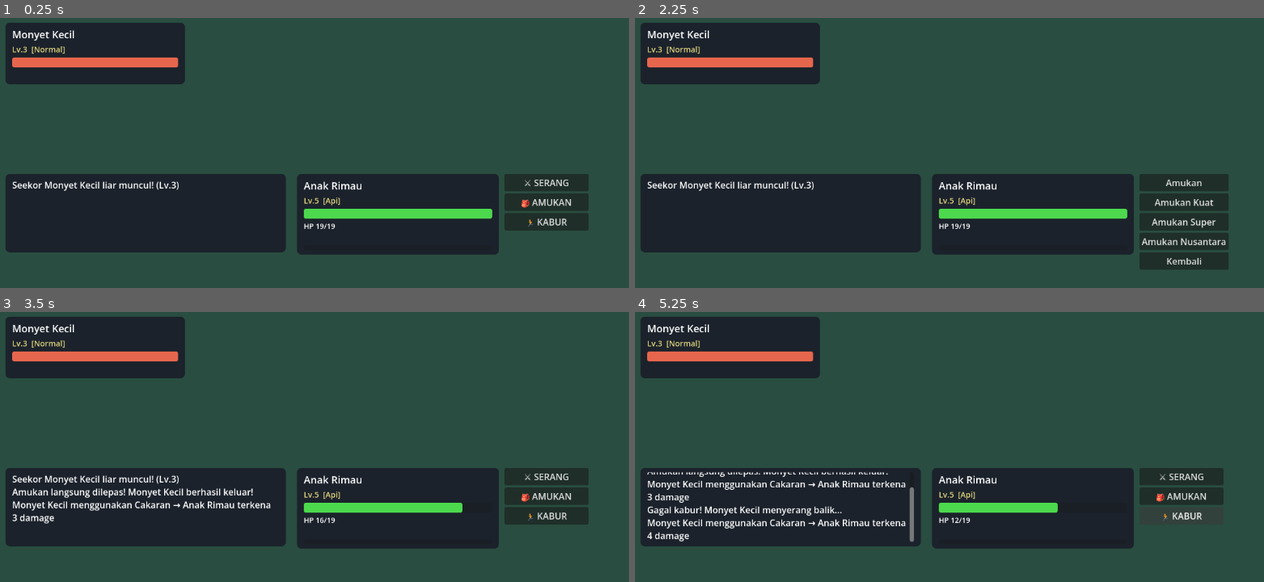
Above: before the commit, frames 1-4 (two rows, left to right).
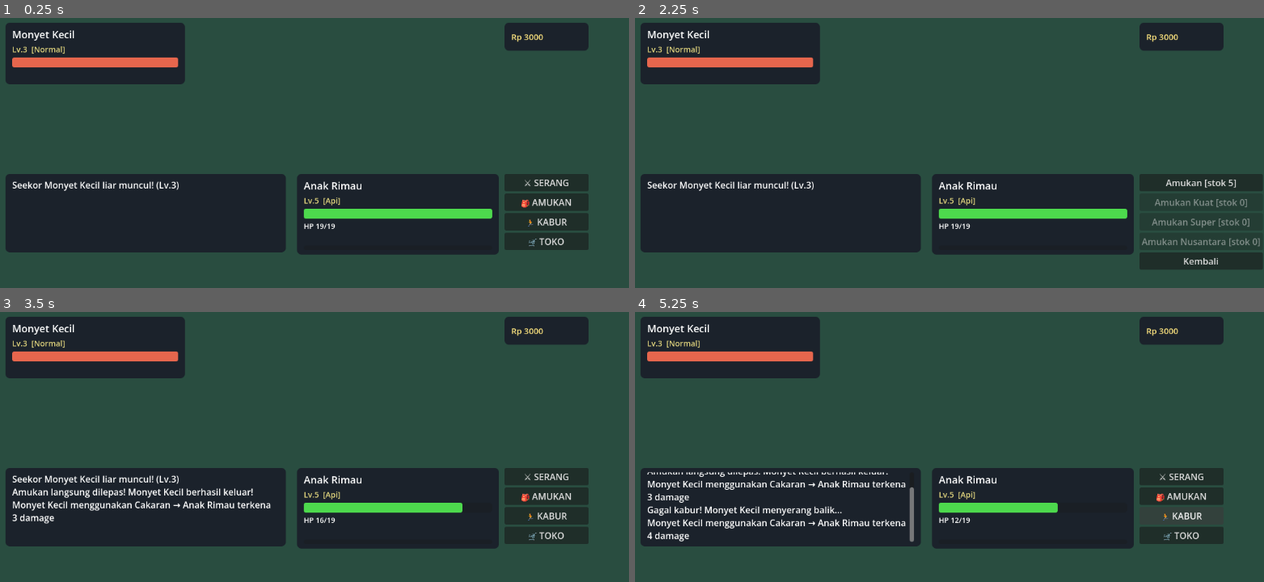
Above: after the commit, the same moments.

Repository: adminberitakarya-Aji/nusamon
Game: Godot game, scene res://game/battle/battle_scene.tscn
Same seed, same stepped clock (60 frames per second), same inputs: the game is played once before the commit and once after it.
Inputs (mouse positions are in pixels of both pictures, inside the frame that each line leads up to):
- Up to frame 1 (0.25 s): no input
- Up to frame 2 (2.25 s): click "⚔ SERANG" at 0.5 s; click "Kembali" at 1.25 s; click "🎒 AMUKAN" at 2 s
- Up to frame 3 (3.5 s): click "Amukan" (after the commit: "Amukan [stok 5]") at 2.75 s
- Up to frame 4 (5.25 s): click (1182, 536) at 3.5 s, where only the run after the commit has a clickable "🛒 TOKO"; click (1201, 568) at 4.25 s, where only the run after the commit has a clickable "Kembali"; click "🏃 KABUR" at 5 s

The runs differ from the first frame. In frame 1, 2.2% of the frame differs, in the area x 80-94%, y 1-86%; in frame 2, 2.7%, in the area x 80-100%, y 1-94%; in frame 3, 2.2%; in frame 4, 2.2%.

Commit message:
Fase 2: inventori Amukan terbatas — uang & stok sesi (Inventori), data items.json, UI toko di battle scene

Diff:
--- /dev/null
+++ b/data/items.json
@@ -0,0 +1,47 @@
+{
+    "versi": "0.1",
+    "keterangan": "Item NUSAMON. Mata uang: Rupiah. Bonus Amukan HARUS sama dengan CatchSystem.BALL_BONUS di engine (divalidasi tools/validate.ps1). tokoDariGym = lencana minimal agar muncul di toko (0 = sejak awal).",
+    "mataUang": "Rupiah",
+    "items": [
+        {
+            "id": "amukan",
+            "nama": "Amukan",
+            "jenis": "amukan",
+            "bonus": 1.0,
+            "harga": 200,
+            "toko": true,
+            "tokoDariGym": 0,
+            "ket": "Amukan standar; murah, tersedia sejak awal."
+        },
+        {
+            "id": "amukan_kuat",
+            "nama": "Amukan Kuat",
+            "jenis": "amukan",
+            "bonus": 1.5,
+            "harga": 600,
+            "toko": true,
+            "tokoDariGym": 1,
+            "ket": "Tersedia di toko setelah lencana G1."
+        },
+        {
+            "id": "amukan_super",
+            "nama": "Amukan Super",
+            "jenis": "amukan",
+            "bonus": 2.0,
+            "harga": 900,
+            "toko": true,
+            "tokoDariGym": 3,
+            "ket": "Tersedia di toko setelah lencana G3."
+        },
+        {
+            "id": "amukan_nusantara",
+            "nama": "Amukan Nusantara",
+            "jenis": "amukan",
+            "bonus": 3.0,
+            "harga": null,
+            "toko": false,
+            "tokoDariGym": null,
+            "ket": "Hadiah event/rahasia — tidak dijual di toko."
+        }
+    ]
+}
--- a/game/battle/battle_scene.gd
+++ b/game/battle/battle_scene.gd
@@ -34,6 +34,8 @@
 var menu_utama: VBoxContainer
 var menu_move: VBoxContainer
 var menu_ball: VBoxContainer
+var menu_toko: VBoxContainer
+var uang_label: Label
 
 
 func _ready() -> void:
@@ -151,6 +153,7 @@
 	_tombol_menu("⚔ SERANG", menu_utama, _buka_menu_move)
 	_tombol_menu("🎒 AMUKAN", menu_utama, _buka_menu_ball)
 	_tombol_menu("🏃 KABUR", menu_utama, _kabur)
+	_tombol_menu("🛒 TOKO", menu_utama, _buka_menu_toko)
 
 	# menu move (muncul saat serang)
 	menu_move = VBoxContainer.new()
@@ -165,6 +168,19 @@
 	menu_ball.custom_minimum_size = Vector2(150, 160)
 	menu_ball.visible = false
 	add_child(menu_ball)
+
+	# menu Toko
+	menu_toko = VBoxContainer.new()
+	menu_toko.position = Vector2(900, 300)
+	menu_toko.custom_minimum_size = Vector2(210, 170)
+	menu_toko.visible = false
+	add_child(menu_toko)
+
+	# panel uang (kanan-atas)
+	var panel_uang := _panel(Vector2(930, 30), Vector2(150, 50))
+	uang_label = _label("Rp ?", 15, Color(1.0, 0.9, 0.5))
+	panel_uang.add_child(uang_label)
+	_update_uang()
 
 
 # ------------------------------------------------------------ alur battle
@@ -209,7 +225,7 @@
 
 
 func _semua_menu(mati: bool) -> void:
-	for m in [menu_utama, menu_move, menu_ball]:
+	for m in [menu_utama, menu_move, menu_ball, menu_toko]:
 		for c in m.get_children():
 			if c is Button:
 				(c as Button).disabled = mati
@@ -420,6 +436,11 @@
 	turn_aktif = true
 	_semua_menu(true)
 	_tutup_sub_menu()
+	if not Inventori.pakai_item(ball_id):
+		_log("Stok %s habis! Beli di TOKO." % ball_id)
+		_semua_menu(false)
+		turn_aktif = false
+		return
 	var rate := int(wild_detail.get("catchRate", 100))
 	var hasil := CatchSystem.attempt_catch(wild, rate, ball_id, rng)
 	var getar := int(hasil["shakes"])
@@ -445,6 +466,47 @@
 	turn_aktif = false
 
 
+# ------------------------------------------------------------ toko
+
+func _update_uang() -> void:
+	uang_label.text = "Rp %d" % Inventori.uang
+
+
+func _buka_menu_toko() -> void:
+	if turn_aktif:
+		return
+	menu_utama.visible = false
+	menu_move.visible = false
+	menu_ball.visible = false
+	_bersihkan(menu_toko)
+	var info := _label("Uang: Rp %d" % Inventori.uang, 14, Color(1.0, 0.9, 0.5))
+	menu_toko.add_child(info)
+	for it in Inventori.daftar_amukan():
+		var iid: String = String(it.get("id", ""))
+		var dijual: bool = bool(it.get("toko", false))
+		var harga_item := Inventori.harga(iid)
+		var teks: String
+		if dijual:
+			teks = "%s — Rp %d (stok %d)" % [
+				String(it.get("nama", iid)), harga_item, Inventori.stok_item(iid)]
+		else:
+			teks = "%s — Hadiah Event" % String(it.get("nama", iid))
+		var b := _tombol_menu(teks, menu_toko, func() -> void: _beli_item(iid))
+		b.disabled = not dijual or Inventori.uang < harga_item
+	_tombol_menu("Kembali", menu_toko, _tutup_sub_menu)
+	menu_toko.visible = true
+
+
+func _beli_item(id: String) -> void:
+	if Inventori.beli(id):
+		_log("Dibeli 1 %s — stok %d, sisa Rp %d." % [
+			id, Inventori.stok_item(id), Inventori.uang])
+	else:
+		_log("Tidak bisa membeli %s (uang kurang / tak dijual)." % id)
+	_update_uang()
+	_buka_menu_toko()  # perbarui tampilan uang/stok/disabled
+
+
 func _bersihkan(n: Node) -> void:
 	for c in n.get_children():
 		c.queue_free()
@@ -455,6 +517,7 @@
 		return
 	menu_utama.visible = false
 	menu_ball.visible = false
+	menu_toko.visible = false
 	_bersihkan(menu_move)
 	for i in player.move_ids.size():
 		var mv := BattleEngine.cari_move(moves_db, String(player.move_ids[i]))
@@ -472,11 +535,14 @@
 		return
 	menu_utama.visible = false
 	menu_move.visible = false
+	menu_toko.visible = false
 	_bersihkan(menu_ball)
-	for ball_id in CatchSystem.BALL_BONUS:
-		var bid: String = String(ball_id)
-		_tombol_menu(String(ball_id).capitalize(), menu_ball,
-			func() -> void: _lempar_amukan(bid))
+	for it in Inventori.daftar_amukan():
+		var bid: String = String(it.get("id", ""))
+		var sisa := Inventori.stok_item(bid)
+		var b := _tombol_menu("%s [stok %d]" % [String(it.get("nama", bid)), sisa],
+			menu_ball, func() -> void: _lempar_amukan(bid))
+		b.disabled = sisa <= 0
 	_tombol_menu("Kembali", menu_ball, _tutup_sub_menu)
 	menu_ball.visible = true
 
@@ -484,4 +550,5 @@
 func _tutup_sub_menu() -> void:
 	menu_move.visible = false
 	menu_ball.visible = false
+	menu_toko.visible = false
 	menu_utama.visible = true
--- /dev/null
+++ b/game/scripts/core/inventori.gd
@@ -0,0 +1,72 @@
+class_name Inventori
+extends RefCounted
+## Inventori sesi (static): uang + stok item. Bertahan selama aplikasi berjalan
+## (tidak hilang saat battle scene dimuat ulang). Save/load permanen menyusul di Fase 2.
+## Data item/harga: data/items.json (single source of truth) via NusamonData.load_items().
+
+const UANG_AWAL := 3000
+const STOK_AWAL := {"amukan": 5}
+
+static var uang: int = UANG_AWAL
+static var stok: Dictionary = {"amukan": 5}
+static var _cache := {}   # cache data/items.json
+
+
+## Kembalikan ke kondisi awal (prototipe/tes).
+static func reset() -> void:
+	uang = UANG_AWAL
+	stok = {}
+	for id in STOK_AWAL:
+		stok[String(id)] = int(STOK_AWAL[id])
+
+
+static func _items_db() -> Dictionary:
+	if _cache.is_empty():
+		_cache = NusamonData.load_items()
+	return _cache
+
+
+## Semua item jenis "amukan" dari data/items.json.
+static func daftar_amukan() -> Array:
+	var hasil: Array = []
+	for it in _items_db().get("items", []):
+		if String(it.get("jenis", "")) == "amukan":
+			hasil.append(it)
+	return hasil
+
+
+## Harga item; -1 bila tak dikenal/tak dijual (harga null).
+static func harga(id: String) -> int:
+	for it in _items_db().get("items", []):
+		if String(it.get("id", "")) == id:
+			var h: Variant = it.get("harga")
+			return -1 if h == null else int(h)
+	return -1
+
+
+static func stok_item(id: String) -> int:
+	return int(stok.get(id, 0))
+
+
+static func tambah_item(id: String, n: int) -> void:
+	stok[id] = stok_item(id) + n
+
+
+## Pakai 1 item; false bila stok habis.
+static func pakai_item(id: String) -> bool:
+	if stok_item(id) <= 0:
+		return false
+	stok[id] = stok_item(id) - 1
+	return true
+
+
+## Beli 1 item dari toko; false bila tak dijual / uang kurang.
+static func beli(id: String) -> bool:
+	var h := harga(id)
+	if h < 0:
+		return false
+	if uang < h:
+		return false
+	uang -= h
+	tambah_item(id, 1)
+	return true
--- a/game/scripts/data_loader.gd
+++ b/game/scripts/data_loader.gd
@@ -8,6 +8,7 @@
 const TYPE_CHART_PATH := "res://data/type-chart.json"
 const NUSAMONS_PATH := "res://data/nusamons.json"
 const MOVES_PATH := "res://data/moves.json"
+const ITEMS_PATH := "res://data/items.json"
 
 
 static func _read_json(path: String) -> Dictionary:
@@ -33,6 +34,10 @@
 
 static func load_moves() -> Dictionary:
 	return _read_json(MOVES_PATH)
+
+
+static func load_items() -> Dictionary:
+	return _read_json(ITEMS_PATH)
 
 
 ## Efektivitas tipe penyerang -> pertahanan (default 1.0 jika tidak ada di chart).
--- /dev/null
+++ b/game/tests/test_inventori.gd
@@ -0,0 +1,69 @@
+extends SceneTree
+## Tes headless inventori NUSAMON: uang, stok, beli/toko, pakai item.
+## Jalankan: godot --headless --script game/tests/test_inventori.gd
+## (atau: powershell -File tools\run_tests.ps1)
+
+var gagal := 0
+var lulus := 0
+
+
+func cek(nama: String, kondisi: bool, info := "") -> void:
+	if kondisi:
+		lulus += 1
+		print("[LULUS] " + nama)
+	else:
+		gagal += 1
+		print("[GAGAL] " + nama + (": " + info if info != "" else ""))
+
+
+func _init() -> void:
+	print("=== Tes Inventori NUSAMON ===")
+	var data := NusamonData.load_items()
+	cek("items.json terbaca", not data.is_empty())
+	if data.is_empty():
+		quit(1)
+		return
+
+	# ---------- kondisi awal
+	Inventori.reset()
+	cek("uang awal = 3000", Inventori.uang == 3000, "aktual " + str(Inventori.uang))
+	cek("stok awal amukan = 5", Inventori.stok_item("amukan") == 5)
+	cek("daftar amukan = 4", Inventori.daftar_amukan().size() == 4)
+
+	# ---------- pakai item
+	cek("pakai amukan berhasil", Inventori.pakai_item("amukan"))
+	cek("stok amukan turun jadi 4", Inventori.stok_item("amukan") == 4)
+	cek("pakai amukan_kuat gagal (stok 0)", not Inventori.pakai_item("amukan_kuat"))
+	cek("pakai item tak dikenal gagal", not Inventori.pakai_item("tidak_ada"))
+
+	# ---------- harga
+	cek("harga amukan = 200", Inventori.harga("amukan") == 200)
+	cek("harga amukan_kuat = 600", Inventori.harga("amukan_kuat") == 600)
+	cek("harga amukan_super = 900", Inventori.harga("amukan_super") == 900)
+	cek("amukan_nusantara tak dijual (harga -1)", Inventori.harga("amukan_nusantara") == -1)
+	cek("harga item tak dikenal = -1", Inventori.harga("tidak_ada") == -1)
+
+	# ---------- beli
+	cek("beli amukan berhasil", Inventori.beli("amukan"))
+	cek("uang = 2800", Inventori.uang == 2800, "aktual " + str(Inventori.uang))
+	cek("stok amukan kembali 5", Inventori.stok_item("amukan") == 5)
+	cek("beli amukan_kuat berhasil", Inventori.beli("amukan_kuat"))
+	cek("uang = 2200", Inventori.uang == 2200, "aktual " + str(Inventori.uang))
+	cek("beli amukan_super berhasil", Inventori.beli("amukan_super"))
+	cek("uang = 1300", Inventori.uang == 1300)
+	cek("amukan_nusantara tak bisa dibeli", not Inventori.beli("amukan_nusantara"))
+	# beli berulang berhenti saat uang tak cukup lagi
+	while Inventori.beli("amukan"):
+		pass
+	cek("beli berulang berhenti saat uang kurang", Inventori.uang < Inventori.harga("amukan"),
+		"uang " + str(Inventori.uang))
+	cek("beli item tak dikenal gagal", not Inventori.beli("tidak_ada"))
+
+	# ---------- reset
+	Inventori.reset()
+	cek("reset kembalikan kondisi awal",
+		Inventori.uang == 3000 and Inventori.stok_item("amukan") == 5)
+
+	# ---------- ringkasan
+	print("=== Hasil: %d lulus, %d gagal ===" % [lulus, gagal])
+	quit(1 if gagal > 0 else 0)
--- a/game/tests/test_scene.gd
+++ b/game/tests/test_scene.gd
@@ -25,6 +25,9 @@
 
 func _mulai() -> void:
 	print("=== Tes Scene Battle NUSAMON ===")
+	# inventori sesi: kondisi awal deterministik untuk tes
+	Inventori.reset()
+	Inventori.tambah_item("amukan_super", 3)
 	var paket: PackedScene = load("res://game/battle/battle_scene.tscn")
 	cek("scene battle termuat", paket != null)
 	if paket == null:
@@ -41,10 +44,22 @@
 	cek("wild dibuat", scene.wild != null)
 	cek("tahap stat awal 0", int(scene.player.stat_stages.get("atk", 99)) == 0)
 	cek("PP move terisi", int(scene.player.move_pp.get("cakaran", 0)) > 0)
+	cek("stok awal amukan = 5", Inventori.stok_item("amukan") == 5)
+	cek("label uang = Rp 3000", scene.uang_label.text == "Rp 3000",
+		"aktual " + scene.uang_label.text)
 
 	# ---------- 2. menu move menampilkan PP & men-disable yang habis
 	scene._buka_menu_move()
 	cek("menu move punya tombol", scene.menu_move.get_child_count() > 1)
+	scene._tutup_sub_menu()
+
+	# ---------- 2b. toko: beli Amukan memakai uang
+	scene._buka_menu_toko()
+	cek("menu toko terbuka", scene.menu_toko.visible)
+	scene._beli_item("amukan")
+	cek("uang setelah beli = 2800", Inventori.uang == 2800, "aktual " + str(Inventori.uang))
+	cek("stok amukan setelah beli = 6", Inventori.stok_item("amukan") == 6)
+	cek("beli item event ditolak", not Inventori.beli("amukan_nusantara"))
 	scene._tutup_sub_menu()
 
 	# ---------- 3. lempar Amukan (boleh gagal/berhasil — hasil tercatat di log)
@@ -54,6 +69,9 @@
 		scene._lempar_amukan("amukan_super")
 	cek("percobaan tangkap tercatat di log",
 		scene.log_label.text.contains("Amukan") or scene.log_label.text.contains("tertangkap"))
+	cek("stok amukan_super berkurang saat lempar",
+		Inventori.stok_item("amukan_super") <= 2,
+		"aktual " + str(Inventori.stok_item("amukan_super")))
 
 	# ---------- 4. simulasi battle penuh sampai selesai
 	var iterasi := 0
Not shown, added: game/scripts/core/inventori.gd.uid
Not shown, added: game/tests/test_inventori.gd.uid
Not shown, added: game/tests/test_scene.gd.uid
Not shown, changed: tools/run_tests.ps1
Not shown, changed: tools/validate.ps1
